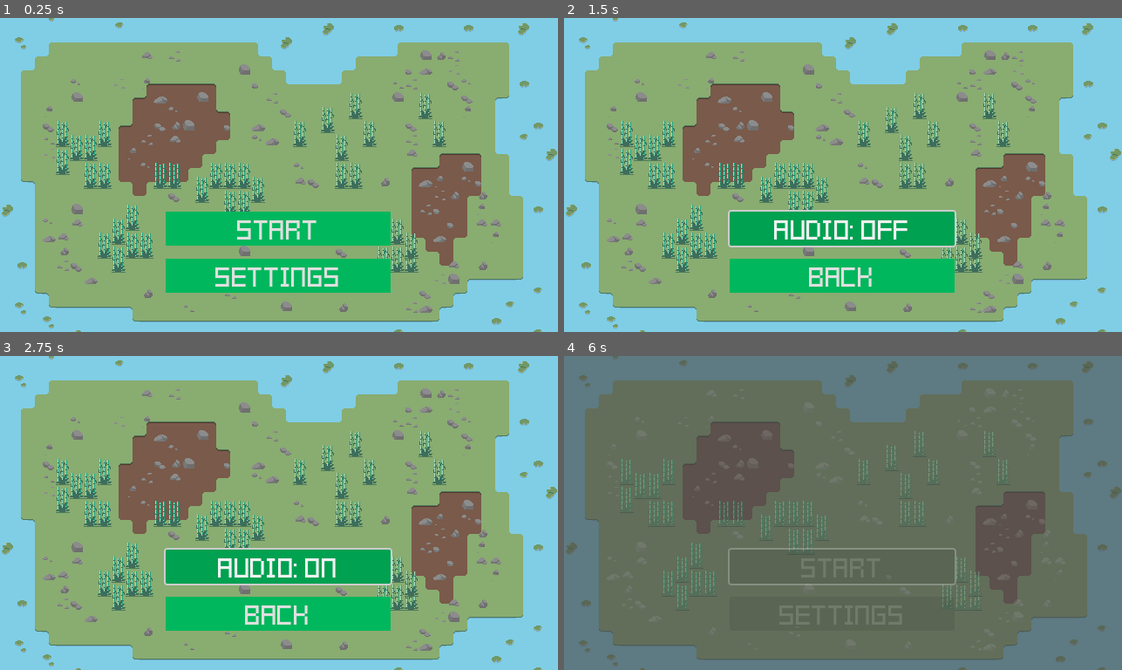
Above: before the commit, frames 1-4 (two rows, left to right).
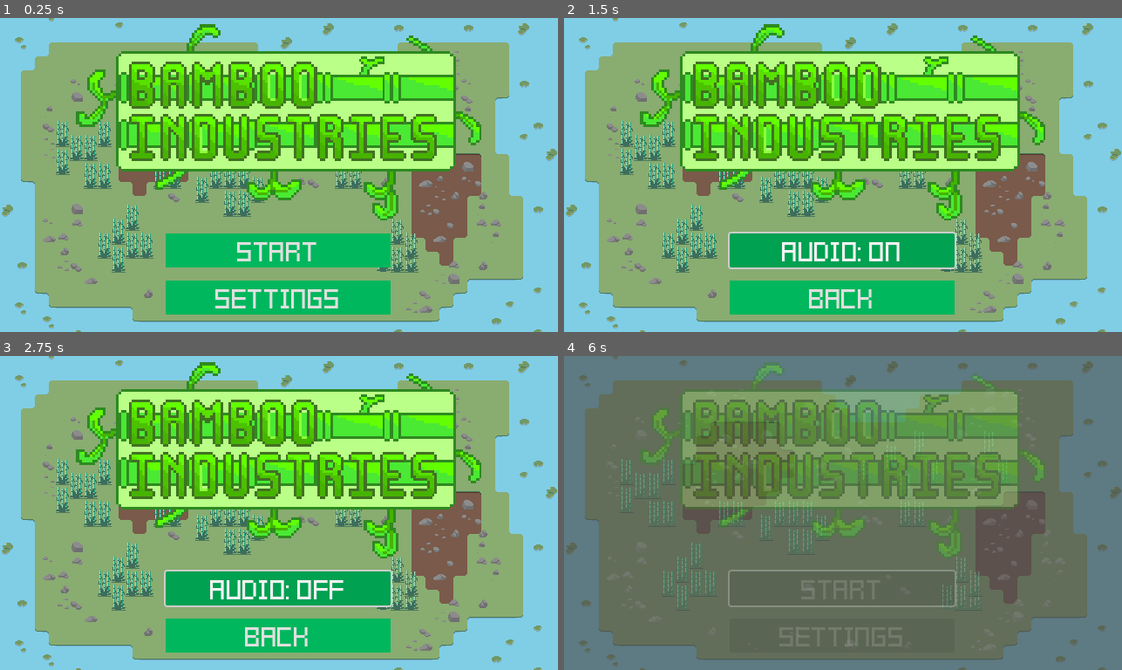
Above: after the commit, the same moments.

Repository: Hyper-Burner/GMTK-Game-Jam-2024
Game: Godot game, scene res://Menu_Scenes/Scenes/menu.tscn
Same seed, same stepped clock (60 frames per second), same inputs: the game is played once before the commit and once after it. This scene is started directly instead of the project's main scene.
Inputs (mouse positions are in pixels of both pictures, inside the frame that each line leads up to):
- Up to frame 1 (0.25 s): no input
- Up to frame 2 (1.5 s): click "Settings" at 0.5 s; click "Audio: ON" (after the commit: "Audio: OFF") at 1.25 s
- Up to frame 3 (2.75 s): click "Audio: OFF" (after the commit: "Audio: ON") at 2 s
- Up to frame 4 (6 s): click "Back" at 2.75 s; click "Start" at 3.5 s; move the mouse to (965, 497) at 4.27 s; press the mouse at (965, 497) at 4.28 s; hold D (right) 4.28-5 s; release the mouse at (965, 497) at 5 s; click "Back" at 5 s; click "Start" at 5.75 s

The runs differ from the first frame. In frame 1, 35% of the frame differs, in the area x 13-87%, y 1-95%; in frame 2, 36%; in frame 3, 36%; in frame 4, 19%.

Commit message:
Added Title Card to Menu

Diff:
--- a/Menu_Scenes/Scenes/menu.tscn
+++ b/Menu_Scenes/Scenes/menu.tscn
@@ -8,6 +8,7 @@
 [ext_resource type="Texture2D" uid="uid://laekfo72yn3e" path="res://Tilemap/Planet1_GreenBamboo.png" id="6_jqcys"]
 [ext_resource type="Texture2D" uid="uid://cxb522ga5y3iy" path="res://Tilemap/Planet1_Rocks.png" id="7_l3106"]
 [ext_resource type="PackedScene" uid="uid://1pq5vhk6o3e4" path="res://Menu_Scenes/Scenes/settings.tscn" id="8_jhx0p"]
+[ext_resource type="Texture2D" uid="uid://0mppsovn6l6t" path="res://Menu_Scenes/Assets/Title1.png" id="9_l7qxo"]
 
 [sub_resource type="StyleBoxFlat" id="StyleBoxFlat_7se6u"]
 bg_color = Color(2.74345e-06, 0.629811, 0.316993, 1)
@@ -190,8 +191,9 @@
 z_index = 2
 z_as_relative = false
 offset_left = -130.0
+offset_top = 25.0
 offset_right = 128.0
-offset_bottom = 178.0
+offset_bottom = 203.0
 theme_override_constants/separation = 15
 alignment = 1
 
@@ -223,8 +225,14 @@
 
 [node name="Settings" parent="Screen" instance=ExtResource("8_jhx0p")]
 visible = false
-offset_top = 42.0
-offset_bottom = 135.0
+offset_top = 67.0
+offset_bottom = 160.0
+
+[node name="Title" type="Sprite2D" parent="Screen"]
+z_index = 10
+position = Vector2(0, -60)
+scale = Vector2(3, 3)
+texture = ExtResource("9_l7qxo")
 
 [node name="Camera" type="Camera2D" parent="."]
 
--- a/TextFile/settings.json
+++ b/TextFile/settings.json
@@ -1 +1 @@
-{"settings":[{"audio":true}]}
+{"settings":[{"audio":false}]}
Binary file added: Menu_Scenes/Assets/Title1.png
Not shown, added: Menu_Scenes/Assets/Title1.png.import
Not shown: 1 places in Menu_Scenes/Scenes/menu.tscn that only renumber resources
